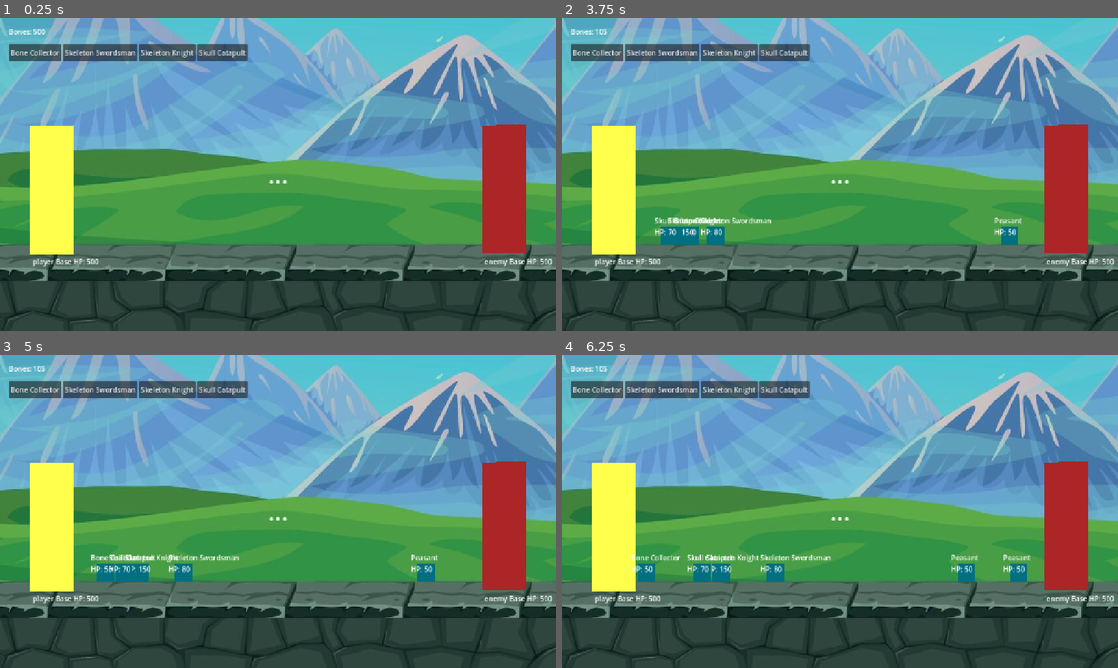
Above: before the commit, frames 1-4 (two rows, left to right).
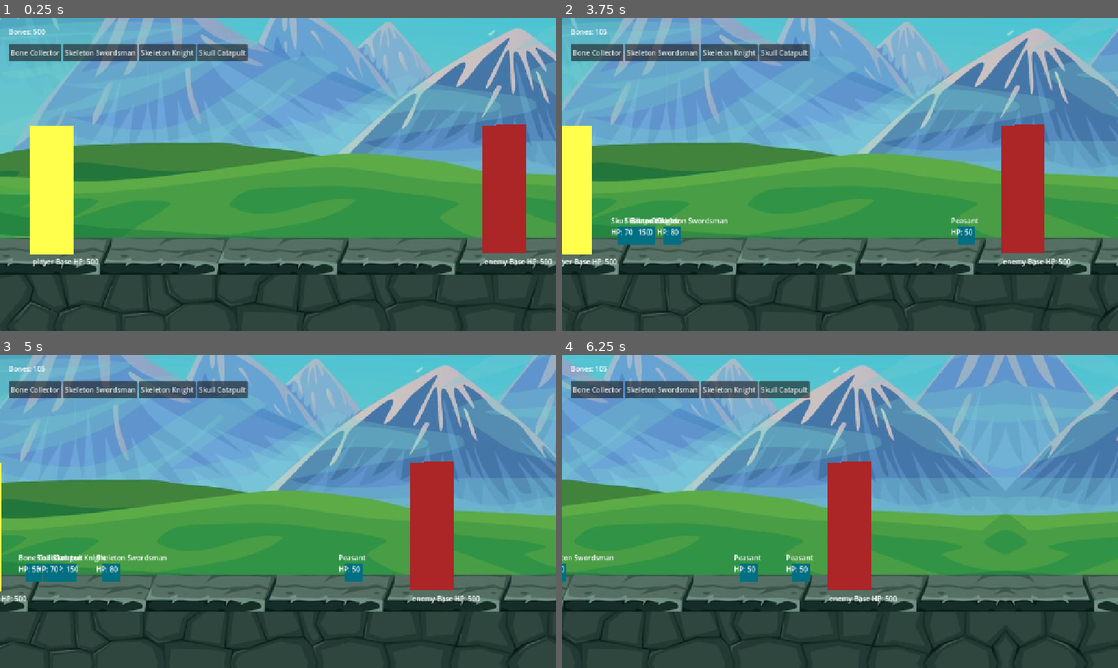
Above: after the commit, the same moments.

Repository: kyledeocades/BoneKingdom
Game: Godot game, scene res://scenes/Main.tscn
Two runs of this game, one before a commit and one after it. Both use one fixed random seed, a clock stepped at 60 frames per second and the inputs below.
Inputs (mouse positions are in pixels of both pictures, inside the frame that each line leads up to):
- Up to frame 1 (0.25 s): no input
- Up to frame 2 (3.75 s): click "Bone Collector" at 0.5 s; click "Skeleton Swordsman" at 1.25 s; click "Skeleton Knight" at 2 s; click "Skull Catapult" at 2.75 s; move the mouse to (962, 158) at 3.52 s; hold Right (ui_right) from 3.53 s (still down); click (962, 158) at 3.67 s
- Up to frame 3 (5 s): release Right (ui_right) at 4.25 s; drag from (166, 527) to (250, 574) at 4.27 s
- Up to frame 4 (6.25 s): move the mouse to (895, 442) at 5.02 s; hold Right (ui_right) 5.03-5.75 s; click (895, 442) at 5.17 s; drag from (812, 574) to (673, 464) at 5.77 s

The runs differ from the first frame. In frame 1, 29% of the frame differs, in the area x 0-100%, y 0-100%; in frame 2, 32%; in frame 3, 34%; in frame 4, 48%.

Commit message:
added camera control: arrow left/right or a/d and mouse dragging

Diff:
--- a/scenes/Main.tscn
+++ b/scenes/Main.tscn
@@ -11,9 +11,12 @@
 script = ExtResource("1_0bbpv")
 
 [node name="Background" type="Sprite2D" parent="." unique_id=1213784102]
-position = Vector2(640, 200)
+texture_repeat = 3
+position = Vector2(-42, 200.00002)
 scale = Vector2(1.5, 1.5)
 texture = ExtResource("2_rarhs")
+region_enabled = true
+region_rect = Rect2(0, 0, 4000, 720)
 
 [node name="PlayerSpawn" type="Marker2D" parent="." unique_id=935618741]
 position = Vector2(220, 500)
@@ -23,6 +26,9 @@
 
 [node name="BonePile" type="Marker2D" parent="." unique_id=738414046]
 position = Vector2(340, 500)
+
+[node name="Camera2D" type="Camera2D" parent="." unique_id=117046502]
+position = Vector2(640, 360)
 
 [node name="PlayerBase" type="CharacterBody2D" parent="." unique_id=96499316]
 position = Vector2(120, 500)
--- a/scripts/Main.gd
+++ b/scripts/Main.gd
@@ -3,23 +3,66 @@
 var bones: int = 500
 var enemy_bones: int = 500
 var game_over: bool = false
+var is_dragging: bool = false
+
+@export var camera_move_speed: float = 500.0
+@export var camera_drag_sensitivity: float = 1.0
+@export var camera_min_margin: float = 80.0
+@export var camera_max_margin: float = 80.0
 
 @onready var bones_label = $UI/BonesLabel
 @onready var result_label = $UI/ResultLabel
 @onready var player_spawn = $PlayerSpawn
 @onready var enemy_spawn = $EnemySpawn
+@onready var camera = $Camera2D
 @onready var unit_scene = preload("res://scenes/units/Unit.tscn")
 
 func _ready():
+	result_label.visible = false
+	result_label.text = ""
 	update_ui()
 	start_enemy_spawn_loop()
 
-func _process(_delta):
+func _process(delta):
+	handle_camera_movement(delta)
+
 	if game_over:
 		return
 
 	check_win_loss()
 	update_ui()
+
+func _unhandled_input(event):
+	if event is InputEventMouseButton and event.button_index == MOUSE_BUTTON_LEFT:
+		is_dragging = event.pressed
+	elif event is InputEventMouseMotion and is_dragging:
+		move_camera_by(-event.relative.x * camera_drag_sensitivity)
+	elif event is InputEventScreenTouch:
+		is_dragging = event.pressed
+	elif event is InputEventScreenDrag:
+		move_camera_by(-event.relative.x * camera_drag_sensitivity)
+
+func handle_camera_movement(delta: float):
+	var direction := 0.0
+
+	if Input.is_action_pressed("ui_left") or Input.is_key_pressed(KEY_A):
+		direction -= 1.0
+	if Input.is_action_pressed("ui_right") or Input.is_key_pressed(KEY_D):
+		direction += 1.0
+
+	if direction != 0.0:
+		move_camera_by(direction * camera_move_speed * delta)
+
+func move_camera_by(amount: float):
+	var min_x = player_spawn.global_position.x - camera_min_margin
+	var max_x = enemy_spawn.global_position.x + camera_max_margin
+
+	if min_x > max_x:
+		var center = (min_x + max_x) * 0.5
+		min_x = center
+		max_x = center
+
+	camera.global_position.x = clamp(camera.global_position.x + amount, min_x, max_x)
 
 func add_bones(amount: int):
 	bones += amount
@@ -162,9 +205,11 @@
 	if enemy_base == null:
 		game_over = true
 		result_label.text = "YOU WIN"
+		result_label.visible = true
 	elif player_base == null:
 		game_over = true
 		result_label.text = "YOU LOSE"
+		result_label.visible = true
 
 func _on_spawn_collector_button_pressed():
 	spawn_player_unit("collector")
Not shown, added: export_presets.cfg
Not shown: 1 places in scenes/Main.tscn that only renumber resources
